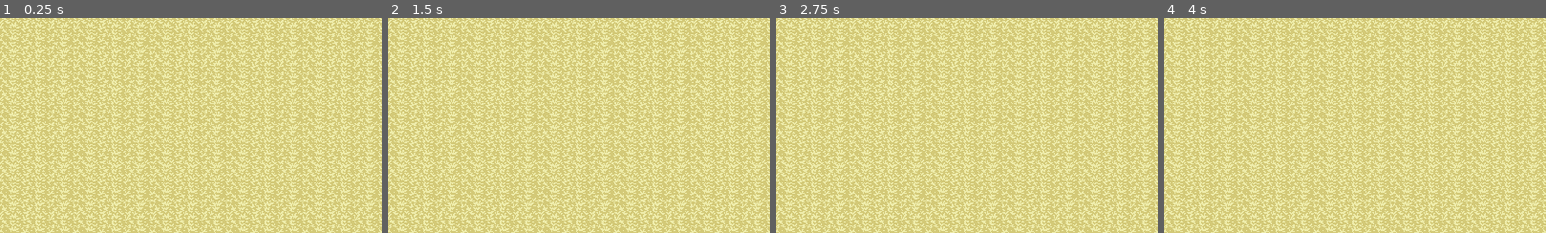
Above: before the commit, frames 1-4 (left to right).
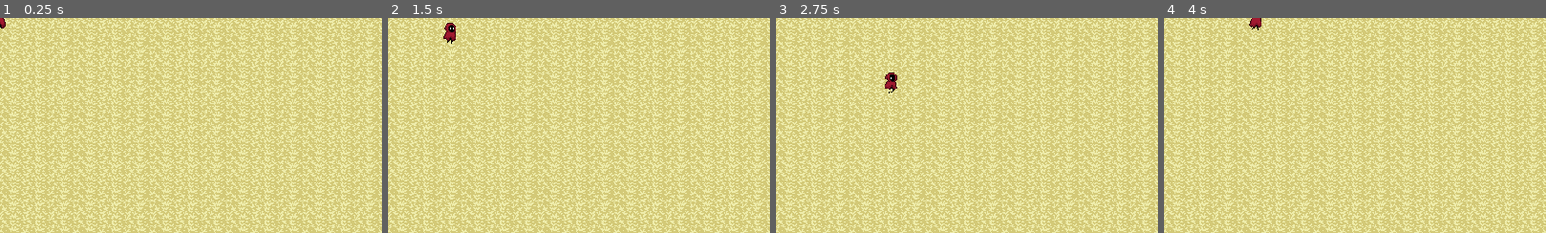
Above: after the commit, the same moments.

Repository: DiegoCoira/MagicSurvival
Game: Godot game, scene res://Scenes/FirstTown/InitialTown.tscn
The game is run twice, just before and just after one commit, with the same random seed, the same clock (stepped at 60 frames per second) and the same inputs. Before the commit the project has no main scene; this scene is started directly in both runs.
Inputs (mouse positions are % of the whole screen's width and height, from its top left):
- Up to frame 1 (0.25 s): no input
- Up to frame 2 (1.5 s): tap Enter at 0.5 s; move the mouse to (72, 45) at 0.52 s; hold Right (ui_right) 0.53-1.28 s; move the mouse to (30, 55) at 1.27 s; hold Down (ui_down) from 1.28 s (still down)
- Up to frame 3 (2.75 s): move the mouse to (60, 28) at 2.02 s; release Down (ui_down) at 2.03 s; hold Right (ui_right) from 2.03 s (still down)
- Up to frame 4 (4 s): move the mouse to (45, 70) at 2.77 s; release Right (ui_right) at 2.78 s; hold Up (ui_up) 2.78-3.53 s; move the mouse to (80, 65) at 3.52 s; hold Left (ui_left) from 3.53 s (still down)
The pictures show only the part of the screen within x 0-50%, y 0-50%; the shares and areas given below are measured in that part.

The runs differ from the first frame. In frame 1, less than 0.1% of the frame differs, in the area x 0-2%, y 0-5%; in frame 2, 0.2%, in the area x 14-18%, y 2-12%; in frame 3, 0.2%; in frame 4, 0.1%.

Commit message:
Movement and Player added

Diff:
--- a/Assets/Tilesets/Structures/Casa.tres
+++ /dev/null
@@ -1,26 +0,0 @@
-[gd_resource type="TileSet" load_steps=2 format=2]
-
-[ext_resource path="res://Assets/World/Ah/hyptosis_tile-art-batch-1.png" type="Texture" id=1]
-
-[resource]
-0/name = "hyptosis_tile-art-batch-1.png 0"
-0/texture = ExtResource( 1 )
-0/tex_offset = Vector2( 0, 0 )
-0/modulate = Color( 1, 1, 1, 1 )
-0/region = Rect2( 640, 480, 256, 320 )
-0/tile_mode = 2
-0/autotile/icon_coordinate = Vector2( 0, 0 )
-0/autotile/tile_size = Vector2( 32, 32 )
-0/autotile/spacing = 0
-0/autotile/occluder_map = [  ]
-0/autotile/navpoly_map = [  ]
-0/autotile/priority_map = [  ]
-0/autotile/z_index_map = [  ]
-0/occluder_offset = Vector2( 0, 0 )
-0/navigation_offset = Vector2( 0, 0 )
-0/shape_offset = Vector2( 0, 0 )
-0/shape_transform = Transform2D( 1, 0, 0, 1, 0, 0 )
-0/shape_one_way = false
-0/shape_one_way_margin = 0.0
-0/shapes = [  ]
-0/z_index = 0
--- a/Assets/Tilesets/Structures/Casa.tscn
+++ /dev/null
@@ -1,33 +0,0 @@
-[gd_scene load_steps=2 format=2]
-
-[ext_resource path="res://Assets/World/Structures/Casa.tres" type="TileSet" id=1]
-
-[node name="Casa" type="StaticBody2D"]
-position = Vector2( 423, 196 )
-__meta__ = {
-"_edit_group_": true
-}
-
-[node name="Layer1" type="TileMap" parent="."]
-tile_set = ExtResource( 1 )
-cell_size = Vector2( 32, 32 )
-cell_custom_transform = Transform2D( 32, 0, 0, 32, 0, 0 )
-format = 1
-tile_data = PoolIntArray( -393218, 0, 327683, -393217, 0, 327683, -458752, 0, 327683, -458751, 0, 327683, -458750, 0, 327683, -458749, 0, 262147, -327682, 0, 327683, -327681, 0, 327683, -393216, 0, 327683, -393215, 0, 524293, -393214, 0, 262151, -393213, 0, 262148, -262146, 0, 327683, -262145, 0, 327683, -327680, 0, 327683, -327679, 0, 524293, -327678, 0, 524295, -327677, 0, 327684, -196610, 0, 5, -196609, 0, 6, -262144, 0, 7, -262143, 0, 458752, -262142, 0, 458754, -262141, 0, 7, -131074, 0, 65540, -131073, 0, 131074, -196608, 0, 65542, -196607, 0, 5, -196606, 0, 7, -196605, 0, 65542, -65538, 0, 131076, -65537, 0, 196610, -131072, 0, 131078, -131071, 0, 65540, -131070, 0, 65542, -131069, 0, 131078, -65535, 0, 131076, -65534, 0, 131078 )
-
-[node name="Layer2" type="TileMap" parent="."]
-tile_set = ExtResource( 1 )
-cell_size = Vector2( 32, 32 )
-cell_custom_transform = Transform2D( 32, 0, 0, 32, 0, 0 )
-format = 1
-tile_data = PoolIntArray( -393218, 0, 393223, -458751, 0, 262149, -458750, 0, 262150, -327682, 0, 458759, -196609, 0, 524292, -196608, 0, 196611, -131072, 0, 196611 )
-
-[node name="Layer3" type="TileMap" parent="."]
-tile_set = ExtResource( 1 )
-cell_size = Vector2( 32, 32 )
-cell_custom_transform = Transform2D( 32, 0, 0, 32, 0, 0 )
-format = 1
-tile_data = PoolIntArray( -458749, 0, 262147, -327681, 0, 262147, -393213, 0, 262148, -131074, 0, 196608, -65538, 0, 196608 )
-
-[node name="CollisionPolygon2D" type="CollisionPolygon2D" parent="."]
-polygon = PoolVector2Array( -64, -32, -33, -32, -33, -52, 1, -52, 1, -32, 32, -32, 32, 1, 96, 1, 96, -33, 127, -33, 128, -157, -64, -157 )
--- a/Scenes/Characters/Character.gd
+++ b/Scenes/Characters/Character.gd
@@ -3,11 +3,14 @@
 
 const FRICTION: float = 0.15
 
-export(int) var acceleration: int = 40
+export(int) var accerelation: int = 40
 export(int) var max_speed: int = 100
 
 var mov_direction: Vector2 = Vector2.ZERO
 var velocity: Vector2 = Vector2.ZERO
+
+onready var state_machine: Node = get_node("FiniteStateMachine")
+onready var animated_sprite: AnimatedSprite = get_node("AnimatedSprite")
 
 
 func _physics_process(_delta: float) -> void:
@@ -17,4 +20,5 @@
 
 func move() -> void:
 	mov_direction = mov_direction.normalized()
-	velocity += mov_direction * acceleration
+	velocity += mov_direction * accerelation
+	velocity = velocity.clamped(max_speed)
--- /dev/null
+++ b/Scenes/Characters/Character.tscn
@@ -0,0 +1,16 @@
+[gd_scene load_steps=3 format=2]
+
+[ext_resource path="res://Scenes/Characters/Character.gd" type="Script" id=1]
+[ext_resource path="res://Scenes/Characters/FSM.gd" type="Script" id=2]
+
+[node name="Character" type="KinematicBody2D"]
+script = ExtResource( 1 )
+
+[node name="FiniteStateMachine" type="Node" parent="."]
+script = ExtResource( 2 )
+
+[node name="AnimatedSprite" type="AnimatedSprite" parent="."]
+
+[node name="CollisionShape2D" type="CollisionShape2D" parent="."]
+
+[node name="AnimationPlayer" type="AnimationPlayer" parent="."]
--- /dev/null
+++ b/Scenes/Characters/FSM.gd
@@ -0,0 +1,44 @@
+extends Node
+class_name FiniteStateMachine
+
+var states: Dictionary = {}
+var previous_state: int = -1
+var state: int = -1 setget set_state
+
+onready var parent: Character = get_parent()
+onready var animation_player: AnimationPlayer = parent.get_node("AnimationPlayer")
+
+
+func _physics_process(delta: float) -> void:
+	if state != -1:
+		_state_logic(delta)
+		var transition: int = _get_transition()
+		if transition != -1:
+			set_state(transition)
+
+
+func _state_logic(_delta: float) -> void:
+	pass
+
+
+func _get_transition() -> int:
+	return -1
+
+
+func _add_state(new_state: String) -> void:
+	states[new_state] = states.size()
+
+
+func set_state(new_state: int) -> void:
+	_exit_state(state)
+	previous_state = state
+	state = new_state
+	_enter_state(previous_state, state)
+
+
+func _enter_state(_previous_state: int, _new_state: int) -> void:
+	pass
+
+
+func _exit_state(_state_exited: int) -> void:
+	pass
--- /dev/null
+++ b/Scenes/Characters/Player/FiniteStateMachine.gd
@@ -0,0 +1,34 @@
+extends FiniteStateMachine
+
+
+func _init() -> void:
+	_add_state("idle")
+	_add_state("move")
+
+
+func _ready() -> void:
+	set_state(states.idle)
+
+
+func _state_logic(_delta: float) -> void:
+	parent.get_input()
+	parent.move()
+
+
+func _get_transition() -> int:
+	match state:
+		states.idle:
+			if parent.velocity.length() > 10:
+				return states.move
+		states.move:
+			if parent.velocity.length() < 10:
+				return states.idle
+	return -1
+
+
+func _enter_state(_previous_state: int, _new_state: int) -> void:
+	match _new_state:
+		states.idle:
+			animation_player.play("Idle")
+		states.move:
+			animation_player.play("Move")
--- /dev/null
+++ b/Scenes/Characters/Player/Player.gd
@@ -0,0 +1,22 @@
+extends Character
+
+
+func _process(_delta: float) -> void:
+	var mouse_direction: Vector2 = (get_global_mouse_position() - global_position).normalized()
+
+	if mouse_direction.x > 0 and animated_sprite.flip_h:
+		animated_sprite.flip_h = false
+	elif mouse_direction.x < 0 and not animated_sprite.flip_h:
+		animated_sprite.flip_h = true
+
+
+func get_input() -> void:
+	mov_direction = Vector2.ZERO
+	if Input.is_action_pressed("ui_down"):
+		mov_direction += Vector2.DOWN
+	if Input.is_action_pressed("ui_left"):
+		mov_direction += Vector2.LEFT
+	if Input.is_action_pressed("ui_right"):
+		mov_direction += Vector2.RIGHT
+	if Input.is_action_pressed("ui_up"):
+		mov_direction += Vector2.UP
--- /dev/null
+++ b/Scenes/Characters/Player/Player.tscn
@@ -0,0 +1,254 @@
+[gd_scene load_steps=39 format=2]
+
+[ext_resource path="res://Scenes/Characters/Character.tscn" type="PackedScene" id=1]
+[ext_resource path="res://Assets/Player/AnimationSheet_Character.png" type="Texture" id=2]
+[ext_resource path="res://Scenes/Characters/Player/Player.gd" type="Script" id=3]
+[ext_resource path="res://Scenes/Characters/Player/FiniteStateMachine.gd" type="Script" id=4]
+
+[sub_resource type="AtlasTexture" id=15]
+atlas = ExtResource( 2 )
+region = Rect2( 0, 224, 32, 32 )
+
+[sub_resource type="AtlasTexture" id=16]
+atlas = ExtResource( 2 )
+region = Rect2( 32, 224, 32, 32 )
+
+[sub_resource type="AtlasTexture" id=17]
+atlas = ExtResource( 2 )
+region = Rect2( 64, 224, 32, 32 )
+
+[sub_resource type="AtlasTexture" id=18]
+atlas = ExtResource( 2 )
+region = Rect2( 96, 224, 32, 32 )
+
+[sub_resource type="AtlasTexture" id=19]
+atlas = ExtResource( 2 )
+region = Rect2( 128, 224, 32, 32 )
+
+[sub_resource type="AtlasTexture" id=20]
+atlas = ExtResource( 2 )
+region = Rect2( 160, 224, 32, 32 )
+
+[sub_resource type="AtlasTexture" id=21]
+atlas = ExtResource( 2 )
+region = Rect2( 192, 224, 32, 32 )
+
+[sub_resource type="AtlasTexture" id=22]
+atlas = ExtResource( 2 )
+region = Rect2( 224, 224, 32, 32 )
+
+[sub_resource type="AtlasTexture" id=1]
+atlas = ExtResource( 2 )
+region = Rect2( 0, 0, 32, 32 )
+
+[sub_resource type="AtlasTexture" id=2]
+atlas = ExtResource( 2 )
+region = Rect2( 32, 0, 32, 32 )
+
+[sub_resource type="AtlasTexture" id=23]
+atlas = ExtResource( 2 )
+region = Rect2( 0, 160, 32, 32 )
+
+[sub_resource type="AtlasTexture" id=24]
+atlas = ExtResource( 2 )
+region = Rect2( 32, 160, 32, 32 )
+
+[sub_resource type="AtlasTexture" id=25]
+atlas = ExtResource( 2 )
+region = Rect2( 64, 160, 32, 32 )
+
+[sub_resource type="AtlasTexture" id=26]
+atlas = ExtResource( 2 )
+region = Rect2( 96, 160, 32, 32 )
+
+[sub_resource type="AtlasTexture" id=27]
+atlas = ExtResource( 2 )
+region = Rect2( 128, 160, 32, 32 )
+
+[sub_resource type="AtlasTexture" id=28]
+atlas = ExtResource( 2 )
+region = Rect2( 160, 160, 32, 32 )
+
+[sub_resource type="AtlasTexture" id=29]
+atlas = ExtResource( 2 )
+region = Rect2( 192, 160, 32, 32 )
+
+[sub_resource type="AtlasTexture" id=30]
+atlas = ExtResource( 2 )
+region = Rect2( 224, 160, 32, 32 )
+
+[sub_resource type="AtlasTexture" id=3]
+atlas = ExtResource( 2 )
+region = Rect2( 0, 96, 32, 32 )
+
+[sub_resource type="AtlasTexture" id=4]
+atlas = ExtResource( 2 )
+region = Rect2( 32, 96, 32, 32 )
+
+[sub_resource type="AtlasTexture" id=5]
+atlas = ExtResource( 2 )
+region = Rect2( 64, 96, 32, 32 )
+
+[sub_resource type="AtlasTexture" id=6]
+atlas = ExtResource( 2 )
+region = Rect2( 96, 96, 32, 32 )
+
+[sub_resource type="AtlasTexture" id=7]
+atlas = ExtResource( 2 )
+region = Rect2( 128, 96, 32, 32 )
+
+[sub_resource type="AtlasTexture" id=8]
+atlas = ExtResource( 2 )
+region = Rect2( 160, 96, 32, 32 )
+
+[sub_resource type="AtlasTexture" id=9]
+atlas = ExtResource( 2 )
+region = Rect2( 192, 96, 32, 32 )
+
+[sub_resource type="AtlasTexture" id=10]
+atlas = ExtResource( 2 )
+region = Rect2( 224, 96, 32, 32 )
+
+[sub_resource type="AtlasTexture" id=31]
+atlas = ExtResource( 2 )
+region = Rect2( 0, 64, 32, 32 )
+
+[sub_resource type="AtlasTexture" id=32]
+atlas = ExtResource( 2 )
+region = Rect2( 32, 64, 32, 32 )
+
+[sub_resource type="AtlasTexture" id=33]
+atlas = ExtResource( 2 )
+region = Rect2( 64, 64, 32, 32 )
+
+[sub_resource type="AtlasTexture" id=34]
+atlas = ExtResource( 2 )
+region = Rect2( 96, 64, 32, 32 )
+
+[sub_resource type="SpriteFrames" id=11]
+animations = [ {
+"frames": [ SubResource( 15 ), SubResource( 16 ), SubResource( 17 ), SubResource( 18 ), SubResource( 19 ), SubResource( 20 ), SubResource( 21 ), SubResource( 22 ) ],
+"loop": true,
+"name": "Dead",
+"speed": 5.0
+}, {
+"frames": [ SubResource( 1 ), SubResource( 2 ) ],
+"loop": true,
+"name": "Idle",
+"speed": 5.0
+}, {
+"frames": [ SubResource( 23 ), SubResource( 24 ), SubResource( 25 ), SubResource( 26 ), SubResource( 27 ), SubResource( 28 ), SubResource( 29 ), SubResource( 30 ) ],
+"loop": true,
+"name": "Jump",
+"speed": 5.0
+}, {
+"frames": [ SubResource( 3 ), SubResource( 4 ), SubResource( 5 ), SubResource( 6 ), SubResource( 7 ), SubResource( 8 ), SubResource( 9 ), SubResource( 10 ) ],
+"loop": true,
+"name": "Run",
+"speed": 5.0
+}, {
+"frames": [ SubResource( 31 ), SubResource( 32 ), SubResource( 33 ), SubResource( 34 ) ],
+"loop": true,
+"name": "Walk",
+"speed": 5.0
+} ]
+
+[sub_resource type="Animation" id=12]
+resource_name = "Idle"
+length = 0.2
+loop = true
+tracks/0/type = "value"
+tracks/0/path = NodePath("AnimatedSprite:animation")
+tracks/0/interp = 1
+tracks/0/loop_wrap = true
+tracks/0/imported = false
+tracks/0/enabled = true
+tracks/0/keys = {
+"times": PoolRealArray( 0 ),
+"transitions": PoolRealArray( 1 ),
+"update": 1,
+"values": [ "Idle" ]
+}
+tracks/1/type = "value"
+tracks/1/path = NodePath("AnimatedSprite:frame")
+tracks/1/interp = 1
+tracks/1/loop_wrap = true
+tracks/1/imported = false
+tracks/1/enabled = true
+tracks/1/keys = {
+"times": PoolRealArray( 0, 0.1 ),
+"transitions": PoolRealArray( 1, 1 ),
+"update": 1,
+"values": [ 0, 1 ]
+}
+
+[sub_resource type="Animation" id=13]
+resource_name = "Move"
+length = 0.8
+loop = true
+tracks/0/type = "value"
+tracks/0/path = NodePath("AnimatedSprite:animation")
+tracks/0/interp = 1
+tracks/0/loop_wrap = true
+tracks/0/imported = false
+tracks/0/enabled = true
+tracks/0/keys = {
+"times": PoolRealArray( 0 ),
+"transitions": PoolRealArray( 1 ),
+"update": 1,
+"values": [ "Run" ]
+}
+tracks/1/type = "value"
+tracks/1/path = NodePath("AnimatedSprite:frame")
+tracks/1/interp = 1
+tracks/1/loop_wrap = true
+tracks/1/imported = false
+tracks/1/enabled = true
+tracks/1/keys = {
+"times": PoolRealArray( 0, 0.1, 0.2, 0.3, 0.4, 0.5, 0.6, 0.7 ),
+"transitions": PoolRealArray( 1, 1, 1, 1, 1, 1, 1, 1 ),
+"update": 1,
+"values": [ 0, 1, 2, 3, 4, 5, 6, 7 ]
+}
+
+[sub_resource type="Animation" id=14]
+length = 0.001
+tracks/0/type = "value"
+tracks/0/path = NodePath("AnimatedSprite:animation")
+tracks/0/interp = 1
+tracks/0/loop_wrap = true
+tracks/0/imported = false
+tracks/0/enabled = true
+tracks/0/keys = {
+"times": PoolRealArray( 0 ),
+"transitions": PoolRealArray( 1 ),
+"update": 0,
+"values": [ "Idle" ]
+}
+tracks/1/type = "value"
+tracks/1/path = NodePath("AnimatedSprite:frame")
+tracks/1/interp = 1
+tracks/1/loop_wrap = true
+tracks/1/imported = false
+tracks/1/enabled = true
+tracks/1/keys = {
+"times": PoolRealArray( 0 ),
+"transitions": PoolRealArray( 1 ),
+"update": 0,
+"values": [ 0 ]
+}
+
+[node name="Player" instance=ExtResource( 1 )]
+script = ExtResource( 3 )
+
+[node name="FiniteStateMachine" parent="." index="0"]
+script = ExtResource( 4 )
+
+[node name="AnimatedSprite" parent="." index="1"]
+frames = SubResource( 11 )
+animation = "Idle"
+
+[node name="AnimationPlayer" parent="." index="3"]
+anims/Idle = SubResource( 12 )
+anims/Move = SubResource( 13 )
+anims/RESET = SubResource( 14 )
--- a/Scenes/FirstTown/InitialTown.tscn
+++ b/Scenes/FirstTown/InitialTown.tscn
@@ -1,6 +1,7 @@
-[gd_scene load_steps=3 format=2]
+[gd_scene load_steps=4 format=2]
 
 [ext_resource path="res://Assets/Tilesets/HypnosysTileSet/hyptosis_tile-art-batch-1.png" type="Texture" id=1]
+[ext_resource path="res://Scenes/Characters/Player/Player.tscn" type="PackedScene" id=2]
 
 [sub_resource type="TileSet" id=1]
 0/name = "hyptosis_tile-art-batch-1.png 0"
@@ -33,3 +34,5 @@
 cell_custom_transform = Transform2D( 32, 0, 0, 32, 0, 0 )
 format = 1
 tile_data = PoolIntArray( 0, 0, 0, 1, 0, 0, 2, 0, 0, 3, 0, 0, 4, 0, 0, 5, 0, 0, 6, 0, 0, 7, 0, 0, 8, 0, 0, 9, 0, 0, 10, …(6917 unchanged characters)…
+
+[node name="Player" parent="." instance=ExtResource( 2 )]
--- a/Scenes/Player/Player.gd
+++ /dev/null
@@ -1,20 +0,0 @@
-extends KinematicBody2D
-
-func _physics_process(_delta: float) -> void:
-	var mouse_direction: Vector2 = (get_global_mouse_position() - global_position.normalized())
-
-	if mouse_direction.x > 0  and animated_sprite.flip_h:
-		animated_sprite.flip_h = false
-	elif mouse_direction.x < 0 and not animated_sprite.flip_h:
-		animated_sprite.flip_h = true
-
-
-func get_input() -> void:
-	if Input.is_action_just_pressed("ui_down"):
-		mov_direction += Vector2.DOWN
-	if Input.is_action_just_pressed("ui_left"):
-		mov_direction += Vector2.LEFT
-	if Input.is_action_just_pressed("ui_right"):
-		mov_direction += Vector2.RIGHT
-	if Input.is_action_just_pressed("ui_up"):
-		mov_direction += Vector2.UP
--- a/Scenes/Player/Player.tscn
+++ /dev/null
@@ -1,156 +0,0 @@
-[gd_scene load_steps=17 format=2]
-
-[ext_resource path="res://Scenes/Player/Player.gd" type="Script" id=1]
-[ext_resource path="res://Assets/Player/AnimationSheet_Character.png" type="Texture" id=2]
-
-[sub_resource type="AtlasTexture" id=1]
-atlas = ExtResource( 2 )
-region = Rect2( 0, 96, 32, 32 )
-
-[sub_resource type="AtlasTexture" id=2]
-atlas = ExtResource( 2 )
-region = Rect2( 32, 96, 32, 32 )
-
-[sub_resource type="AtlasTexture" id=3]
-atlas = ExtResource( 2 )
-region = Rect2( 64, 96, 32, 32 )
-
-[sub_resource type="AtlasTexture" id=4]
-atlas = ExtResource( 2 )
-region = Rect2( 96, 96, 32, 32 )
-
-[sub_resource type="AtlasTexture" id=5]
-atlas = ExtResource( 2 )
-region = Rect2( 128, 96, 32, 32 )
-
-[sub_resource type="AtlasTexture" id=6]
-atlas = ExtResource( 2 )
-region = Rect2( 160, 96, 32, 32 )
-
-[sub_resource type="AtlasTexture" id=7]
-atlas = ExtResource( 2 )
-region = Rect2( 192, 96, 32, 32 )
-
-[sub_resource type="AtlasTexture" id=8]
-atlas = ExtResource( 2 )
-region = Rect2( 224, 96, 32, 32 )
-
-[sub_resource type="AtlasTexture" id=9]
-atlas = ExtResource( 2 )
-region = Rect2( 0, 0, 32, 32 )
-
-[sub_resource type="AtlasTexture" id=10]
-atlas = ExtResource( 2 )
-region = Rect2( 32, 0, 32, 32 )
-
-[sub_resource type="SpriteFrames" id=11]
-animations = [ {
-"frames": [ SubResource( 1 ), SubResource( 2 ), SubResource( 3 ), SubResource( 4 ), SubResource( 5 ), SubResource( 6 ), SubResource( 7 ), SubResource( 8 ) ],
-"loop": true,
-"name": "MOVE",
-"speed": 5.0
-}, {
-"frames": [ SubResource( 9 ), SubResource( 10 ) ],
-"loop": true,
-"name": "iDLE",
-"speed": 5.0
-} ]
-
-[sub_resource type="Animation" id=12]
-resource_name = "Idle"
-length = 0.2
-loop = true
-tracks/0/type = "value"
-tracks/0/path = NodePath("AnimatedSprite:animation")
-tracks/0/interp = 1
-tracks/0/loop_wrap = true
-tracks/0/imported = false
-tracks/0/enabled = true
-tracks/0/keys = {
-"times": PoolRealArray( 0 ),
-"transitions": PoolRealArray( 1 ),
-"update": 1,
-"values": [ "iDLE" ]
-}
-tracks/1/type = "value"
-tracks/1/path = NodePath("AnimatedSprite:frame")
-tracks/1/interp = 1
-tracks/1/loop_wrap = true
-tracks/1/imported = false
-tracks/1/enabled = true
-tracks/1/keys = {
-"times": PoolRealArray( 0, 0.1 ),
-"transitions": PoolRealArray( 1, 1 ),
-"update": 1,
-"values": [ 0, 1 ]
-}
-
-[sub_resource type="Animation" id=13]
-resource_name = "Move"
-length = 0.8
-loop = true
-tracks/0/type = "value"
-tracks/0/path = NodePath("AnimatedSprite:animation")
-tracks/0/interp = 1
-tracks/0/loop_wrap = true
-tracks/0/imported = false
-tracks/0/enabled = true
-tracks/0/keys = {
-"times": PoolRealArray( 0 ),
-"transitions": PoolRealArray( 1 ),
-"update": 1,
-"values": [ "MOVE" ]
-}
-tracks/1/type = "value"
-tracks/1/path = NodePath("AnimatedSprite:frame")
-tracks/1/interp = 1
-tracks/1/loop_wrap = true
-tracks/1/imported = false
-tracks/1/enabled = true
-tracks/1/keys = {
-"times": PoolRealArray( 0, 0.1, 0.2, 0.3, 0.4, 0.5, 0.6, 0.7 ),
-"transitions": PoolRealArray( 1, 1, 1, 1, 1, 1, 1, 1 ),
-"update": 1,
-"values": [ 0, 1, 2, 3, 4, 5, 6, 7 ]
-}
-
-[sub_resource type="Animation" id=14]
-length = 0.001
-tracks/0/type = "value"
-tracks/0/path = NodePath("AnimatedSprite:animation")
-tracks/0/interp = 1
-tracks/0/loop_wrap = true
-tracks/0/imported = false
-tracks/0/enabled = true
-tracks/0/keys = {
-"times": PoolRealArray( 0 ),
-"transitions": PoolRealArray( 1 ),
-"update": 0,
-"values": [ "iDLE" ]
-}
-tracks/1/type = "value"
-tracks/1/path = NodePath("AnimatedSprite:frame")
-tracks/1/interp = 1
-tracks/1/loop_wrap = true
-tracks/1/imported = false
-tracks/1/enabled = true
-tracks/1/keys = {
-"times": PoolRealArray( 0 ),
-"transitions": PoolRealArray( 1 ),
-"update": 0,
-"values": [ 0 ]
-}
-
-[node name="Player" type="KinematicBody2D"]
-script = ExtResource( 1 )
-
-[node name="AnimatedSprite" type="AnimatedSprite" parent="."]
-frames = SubResource( 11 )
-animation = "iDLE"
-
-[node name="CollisionShape2D" type="CollisionShape2D" parent="."]
-
-[node name="AnimationPlayer" type="AnimationPlayer" parent="."]
-anims/Idle = SubResource( 12 )
-anims/Move = SubResource( 13 )
-anims/RESET = SubResource( 14 )
--- a/project.godot
+++ b/project.godot
@@ -13,14 +13,21 @@
 "class": "Character",
 "language": "GDScript",
 "path": "res://Scenes/Characters/Character.gd"
+}, {
+"base": "Node",
+"class": "FiniteStateMachine",
+"language": "GDScript",
+"path": "res://Scenes/Characters/FSM.gd"
 } ]
 _global_script_class_icons={
-"Character": ""
+"Character": "",
+"FiniteStateMachine": ""
 }
 
 [application]
 
 config/name="Magic Survival"
+run/main_scene="res://Scenes/FirstTown/InitialTown.tscn"
 
 [display]
 
@@ -35,6 +42,37 @@
 
 common/drop_mouse_on_gui_input_disabled=true
 
+[input]
+
+ui_left={
+"deadzone": 0.5,
+"events": [ Object(InputEventKey,"resource_local_to_scene":false,"resource_name":"","device":0,"alt":false,"shift":false,"control":false,"meta":false,"command":false,"pressed":false,"scancode":16777231,"physical_scancode":0,"unicode":0,"echo":false,"script":null)
+, Object(InputEventJoypadButton,"resource_local_to_scene":false,"resource_name":"","device":0,"button_index":14,"pressure":0.0,"pressed":false,"script":null)
+, Object(InputEventKey,"resource_local_to_scene":false,"resource_name":"","device":0,"alt":false,"shift":false,"control":false,"meta":false,"command":false,"pressed":false,"scancode":0,"physical_scancode":65,"unicode":0,"echo":false,"script":null)
+ ]
+}
+ui_right={
+"deadzone": 0.5,
+"events": [ Object(InputEventKey,"resource_local_to_scene":false,"resource_name":"","device":0,"alt":false,"shift":false,"control":false,"meta":false,"command":false,"pressed":false,"scancode":16777233,"physical_scancode":0,"unicode":0,"echo":false,"script":null)
+, Object(InputEventJoypadButton,"resource_local_to_scene":false,"resource_name":"","device":0,"button_index":15,"pressure":0.0,"pressed":false,"script":null)
+, Object(InputEventKey,"resource_local_to_scene":false,"resource_name":"","device":0,"alt":false,"shift":false,"control":false,"meta":false,"command":false,"pressed":false,"scancode":0,"physical_scancode":68,"unicode":0,"echo":false,"script":null)
+ ]
+}
+ui_up={
+"deadzone": 0.5,
+"events": [ Object(InputEventKey,"resource_local_to_scene":false,"resource_name":"","device":0,"alt":false,"shift":false,"control":false,"meta":false,"command":false,"pressed":false,"scancode":16777232,"physical_scancode":0,"unicode":0,"echo":false,"script":null)
+, Object(InputEventJoypadButton,"resource_local_to_scene":false,"resource_name":"","device":0,"button_index":12,"pressure":0.0,"pressed":false,"script":null)
+, Object(InputEventKey,"resource_local_to_scene":false,"resource_name":"","device":0,"alt":false,"shift":false,"control":false,"meta":false,"command":false,"pressed":false,"scancode":0,"physical_scancode":87,"unicode":0,"echo":false,"script":null)
+ ]
+}
+ui_down={
+"deadzone": 0.5,
+"events": [ Object(InputEventKey,"resource_local_to_scene":false,"resource_name":"","device":0,"alt":false,"shift":false,"control":false,"meta":false,"command":false,"pressed":false,"scancode":16777234,"physical_scancode":0,"unicode":0,"echo":false,"script":null)
+, Object(InputEventJoypadButton,"resource_local_to_scene":false,"resource_name":"","device":0,"button_index":13,"pressure":0.0,"pressed":false,"script":null)
+, Object(InputEventKey,"resource_local_to_scene":false,"resource_name":"","device":0,"alt":false,"shift":false,"control":false,"meta":false,"command":false,"pressed":false,"scancode":0,"physical_scancode":83,"unicode":0,"echo":false,"script":null)
+ ]
+}
+
 [physics]
 
 common/enable_pause_aware_picking=true
